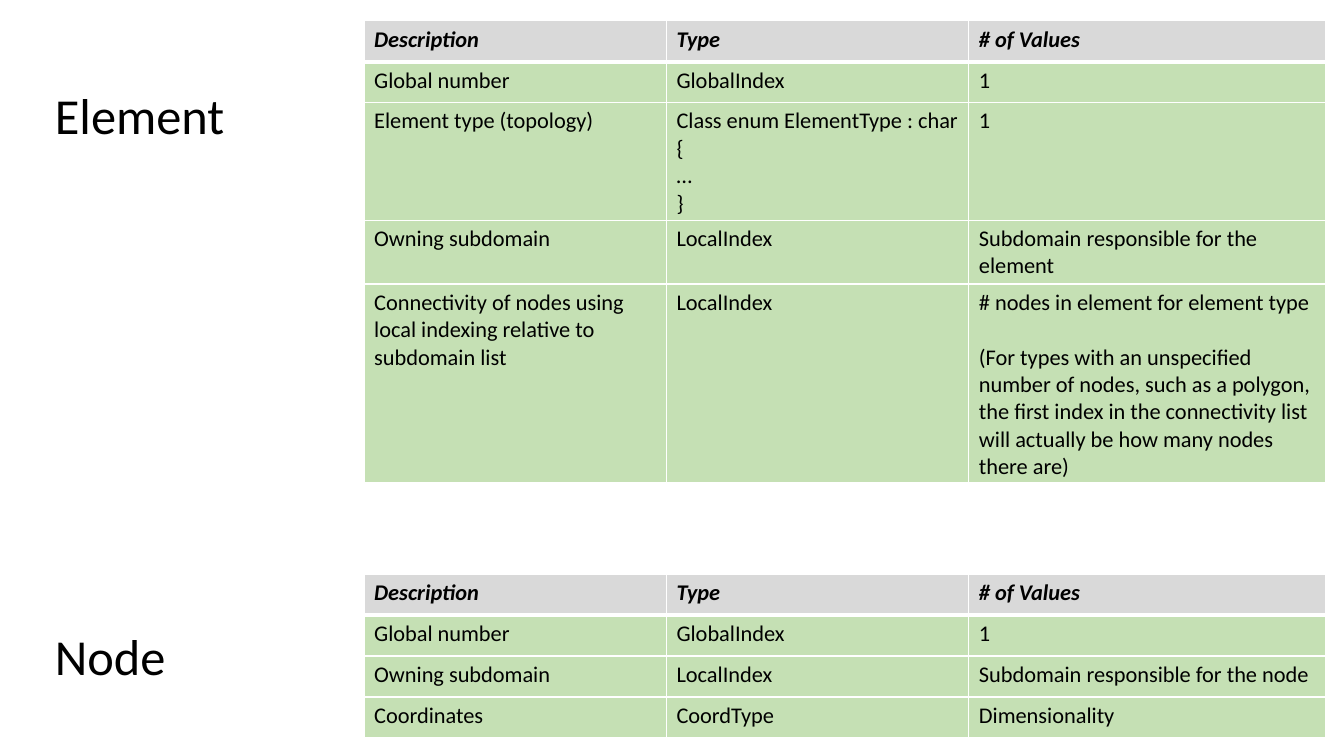
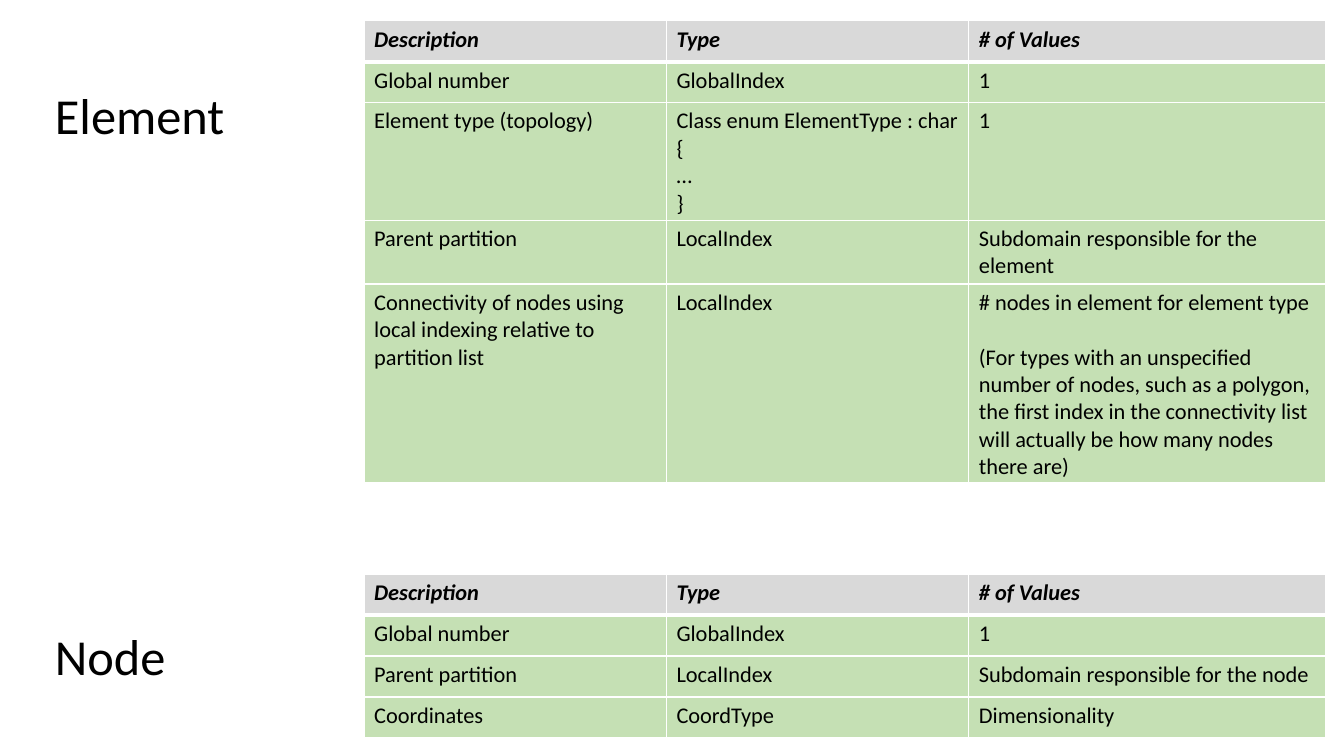
Before and after one commit to afrl/sheff-fea-io, a slide deck: slide 13 of docs/FormatSpecification.pptx (slide 14 before the commit). Drawn at 1344x756 pixels with LibreOffice and Linux fonts; fonts in the diff are those of the drawing. Boxes give left, top, right and bottom in pixels: in the first picture for what was removed or moved away, otherwise in the second. Text is boxed around its words. In the diff, an @@ line names an element or a change of style, - is before the commit and + after.

```diff
--- a/docs/FormatSpecification.pptx
+++ b/docs/FormatSpecification.pptx
@@ table at (x1=364, y1=21, x2=1326, y2=483) @@
-row 4, column 1: Owning subdomain
+row 4, column 1: Parent partition
-row 5, column 1: Connectivity of nodes using local indexing relative to subdomain list
+row 5, column 1: Connectivity of nodes using local indexing relative to partition list
@@ table at (x1=364, y1=575, x2=1326, y2=738) @@
-row 3, column 1: Owning subdomain
+row 3, column 1: Parent partition
```
Also in this commit, not shown: 7 other slides changed, 1 slide removed, 6 other files.
